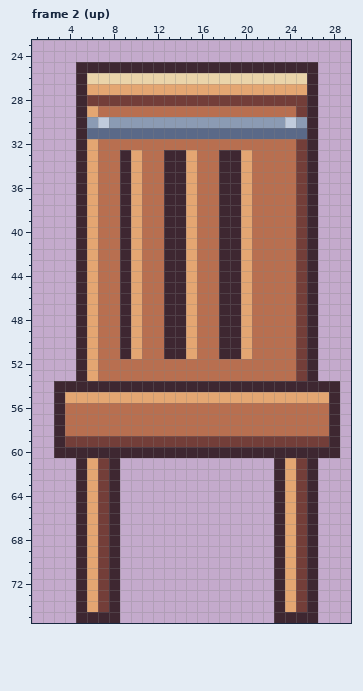
Pixel-art file: art-src/aseprite/chair.aseprite. That is the earlier state.
32x76 pixels, 3 frames. Shown: frame 2 (up): x 1..29, y 23..75. The commit also changed other frames, which this record leaves out.
The same view after the edit:
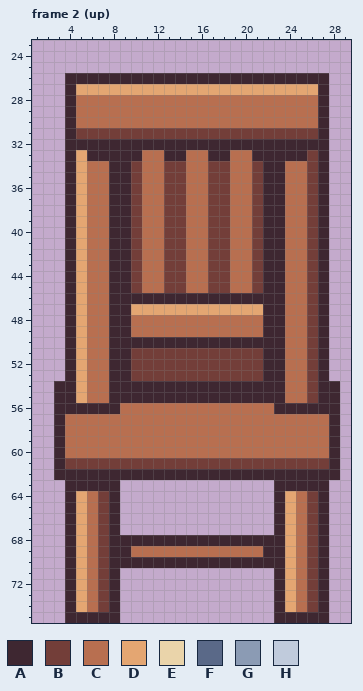
Palette (. is transparent): A #3e2731  B #733e39  C #b86f50  D #e4a672  E #ead4aa  F #5a6988  G #8b9bb4  H #c0cbdc
The author wrote: Chair redrawn in slight-front style (3 facings) Co-Authored-By: Claude Sonnet 5.5 <noreply@anthropic.com>
Edits made:
Changed rows in their new state; - is an unchanged pixel.
Frame 2 (up):
first column x 3:
25 --......................--
26 -A-AAAAAAAAAAAAAAAAAAAA-A-
27 -AD--------------------DA-
28 -ACCCCCCCCCCCCCCCCCCCCCCA-
29 -ACC------------------CCA-
30 -ACCCCCCCCCCCCCCCCCCCCCCA-
31 -ABBBBBBBBBBBBBBBBBBBBBBA-
32 -A-AAAAAAAAAAAAAAAAAAAA-A-
33 -ADAAA-A----C-A-CCAAAAABA-
34 -ADC-A-B--BBC-BBCCBAA-CBA-
35 -ADC-A-B--BBC-BBCCBAA-CBA-
36 -ADC-A-B--BBC-BBCCBAA-CBA-
37 -ADC-A-B--BBC-BBCCBAA-CBA-
38 -ADC-A-B--BBC-BBCCBAA-CBA-
39 -ADC-A-B--BBC-BBCCBAA-CBA-
40 -ADC-A-B--BBC-BBCCBAA-CBA-
41 -ADC-A-B--BBC-BBCCBAA-CBA-
42 -ADC-A-B--BBC-BBCCBAA-CBA-
43 -ADC-A-B--BBC-BBCCBAA-CBA-
44 -ADC-A-B--BBC-BBCCBAA-CBA-
45 -ADC-A-B--BBC-BBCCBAA-CBA-
46 -ADC-A-AAA--AAA--AAAA-CBA-
47 -ADC-A--DDDD-DDDD-DAA-CBA-
48 -ADC-A-C--CCC--CCC-AA-CBA-
49 -ADC-A-C--CCC--CCC-AA-CBA-
50 -ADC-A-AAA--AAA--AAAA-CBA-
51 -ADC-A-BBBBBBBBBBBBAA-CBA-
52 -ADC-AABBBBBBBBBBBBAA-CBA-
53 -ADC-AABBBBBBBBBBBBAA-CBA-
54 --DCC----------------CCB--
55 -A-CCAAAAAAAAAAAAAAAACCBA-
56 -AAAAA--------------AAAAA-
59 -CCCCCCCCCCCCCCCCCCCCCCCC-
60 -CCCCCCCCCCCCCCCCCCCCCCCC-
61 ABBB-BBBBBBBBBBBBBBBBB-BBA
62 AA-AA-AAAAAAAAAAAAAA-AA-AA
63 -A-AA----------------AA-A-
64 -ADC------------------CBA-
65 -ADC------------------CBA-
66 -ADC------------------CBA-
67 -ADC------------------CBA-
68 -ADC--AAAAAAAAAAAAAA--CBA-
69 -ADC--ACCCCCCCCCCCCA--CBA-
70 -ADC--AAAAAAAAAAAAAA--CBA-
71 -ADC------------------CBA-
72 -ADC------------------CBA-
73 -ADC------------------CBA-
74 -ADC------------------CBA-
75 -A----------------------A-
